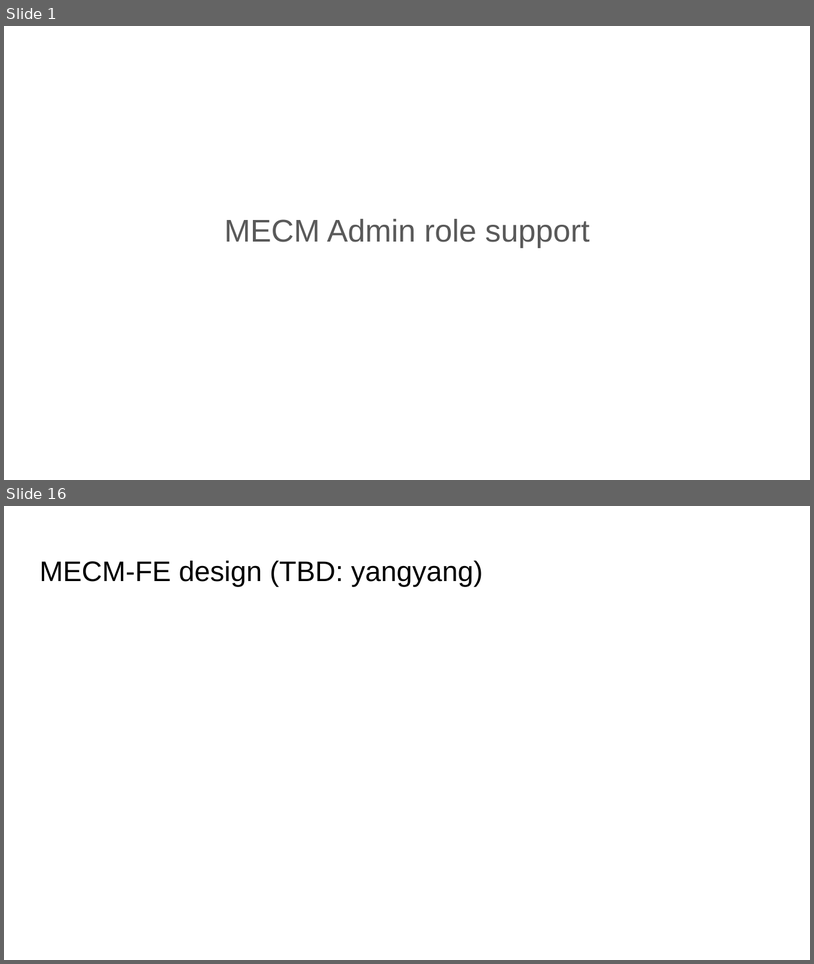
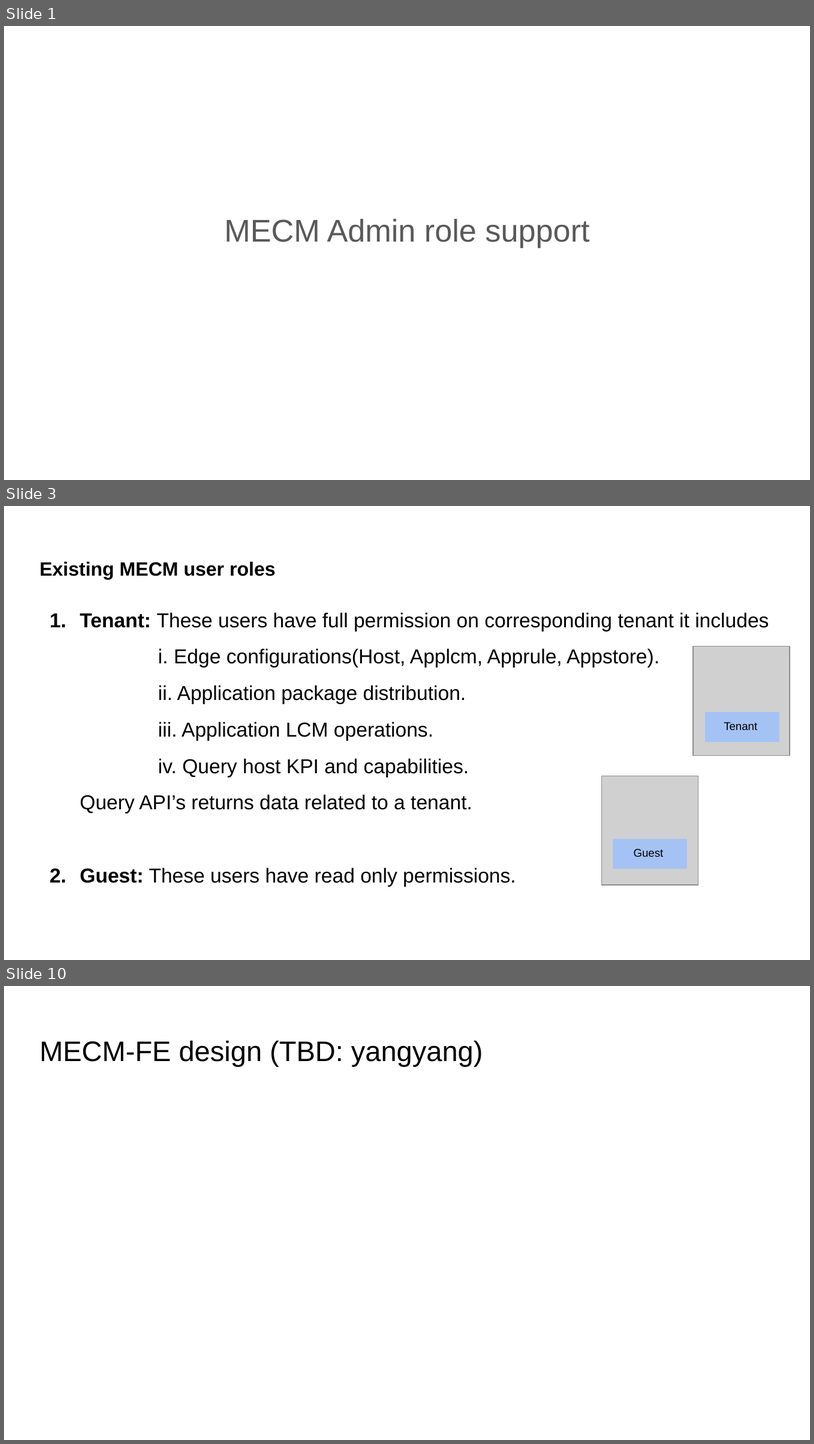
Before and after one commit to EdgeGallery/community, a slide deck: MECM PT/Release V1.1/MECM admin role support.pptx. Shown one above the other, each under a label of ours: slides 1 and 16 before the commit, slides 1, 3 and 10 after it; the slides between them are not shown. The pictures are 814x964 and 814x1444 pixels, drawn with LibreOffice and Linux fonts; fonts in the diff are those of the drawing; grey boxes stand for pictures. Boxes give left, top, right and bottom in pixels: in the first picture for what was removed or moved away, otherwise in the second. Text is boxed around its words. In the diff, an @@ line names an element or a change of style, - is before the commit and + after.

Commit message:
mecm admin support

```diff
--- a/MECM PT/Release V1.1/MECM admin role support.pptx
+++ b/MECM PT/Release V1.1/MECM admin role support.pptx
@@ slide 3 added at (x1=4, y1=506, x2=810, y2=960), background #FFFFFF @@
@@ title added at (x1=39, y1=561, x2=276, y2=580), 17.2 pt, text #000000, bold @@
+Existing MECM user roles
@@ text added at (x1=80, y1=612, x2=769, y2=886), 18 pt, text #000000 @@
+1. Tenant: These users have full permission on corresponding tenant it includes
+i. Edge configurations(Host, Applcm, Apprule, Appstore).
+ii. Application package distribution.
+iii. Application LCM operations.
+iv. Query host KPI and capabilities.
+Query API’s returns data related to a tenant.
+1. Guest: These users have read only permissions.
@@ picture added at (x1=693, y1=646, x2=790, y2=755) @@
@@ rectangle added at (x1=705, y1=712, x2=780, y2=741), fill #A4C2F4, 10 pt, text #000000 @@
+Tenant
@@ picture added at (x1=602, y1=775, x2=698, y2=884) @@
@@ rectangle added at (x1=613, y1=839, x2=687, y2=869), fill #A4C2F4, 10 pt, text #000000 @@
+Guest
@@ what was slide 16 is now slide 10 @@
```
Also in this commit, not shown: 4 slides changed, 6 other slides added, 1 slide removed.
